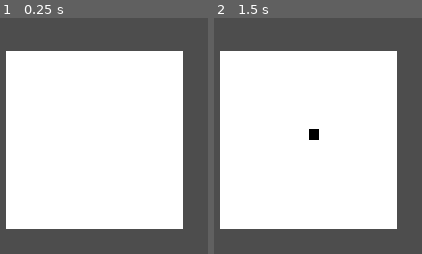
Above: before the commit, frames 1-2 (left to right).
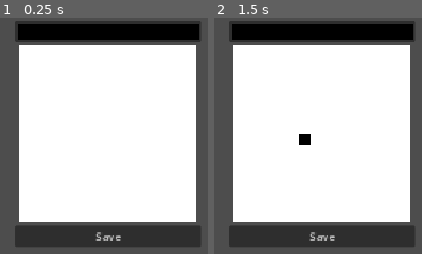
Above: after the commit, the same moments.

Repository: add-IV/SketchImpact
Game: Godot game, scene res://sketch_impact.tscn
The game is run twice, just before and just after one commit, with the same random seed, the same clock (stepped at 60 frames per second) and the same inputs. Before the commit the project starts from res://draw_window.tscn.
Inputs (mouse positions are in pixels of both pictures, inside the frame that each line leads up to):
- Up to frame 1 (0.25 s): no input
- Up to frame 2 (1.5 s): click (322, 237) at 0.5 s, where only the run after the commit has a clickable "Save"; move the mouse to (309, 140) at 1.27 s; click (309, 140) at 1.42 s

The runs differ from the first frame. In frame 1, 28% of the frame differs, in the area x 2-97%, y 1-98%; in frame 2, 29%.

Commit message:
add multiple images functionality

Diff:
--- a/draw_window.tscn
+++ b/draw_window.tscn
@@ -1,13 +1,116 @@
-[gd_scene format=3 uid="uid://q88c46r2qjer"]
+[gd_scene format=3 uid="uid://dqvfy18850e85"]
 
+[ext_resource type="Script" uid="uid://cjkpy0cbbforu" path="res://save_image.gd" id="1_66l80"]
 [ext_resource type="Script" uid="uid://7btrssxj5kpt" path="res://texture_rect.gd" id="1_gvoqh"]
 
-[node name="Node2D" type="Node2D" unique_id=927373228]
+[sub_resource type="StyleBoxFlat" id="StyleBoxFlat_gvoqh"]
+bg_color = Color(1, 1, 1, 1)
 
-[node name="TextureRect" type="TextureRect" parent="." unique_id=1329337259]
+[sub_resource type="Theme" id="Theme_gvoqh"]
+
+[node name="DrawWindow" type="Node2D" unique_id=1559079329]
+script = ExtResource("1_66l80")
+
+[node name="MarginContainer" type="MarginContainer" parent="." unique_id=66521918]
+offset_right = 40.0
+offset_bottom = 40.0
+theme_override_constants/margin_left = 4
+theme_override_constants/margin_top = 4
+theme_override_constants/margin_right = 4
+theme_override_constants/margin_bottom = 4
+
+[node name="VBoxContainer" type="VBoxContainer" parent="MarginContainer" unique_id=1225224756]
+layout_mode = 2
+
+[node name="ColorPickerButton" type="ColorPickerButton" parent="MarginContainer/VBoxContainer" unique_id=2058304580]
+layout_mode = 2
+text = "Pick Color"
+edit_alpha = false
+edit_intensity = false
+
+[node name="Control" type="Control" parent="MarginContainer/VBoxContainer" unique_id=2020196831]
+custom_minimum_size = Vector2(256, 256)
+layout_mode = 2
+offset_transform_enabled = true
+
+[node name="Panel" type="Panel" parent="MarginContainer/VBoxContainer/Control" unique_id=1428447858]
+layout_mode = 0
+offset_left = 5.0
+offset_right = 260.99994
+offset_bottom = 256.0
+theme_override_styles/panel = SubResource("StyleBoxFlat_gvoqh")
+
+[node name="TextureRect" type="TextureRect" parent="MarginContainer/VBoxContainer/Control" unique_id=239157774]
 texture_filter = 1
-offset_left = 841.0
-offset_top = 48.0
-offset_right = 1097.0
-offset_bottom = 304.0
+custom_minimum_size = Vector2(256, 256)
+layout_mode = 0
+offset_left = 5.0
+offset_right = 261.0
+offset_bottom = 256.0
 script = ExtResource("1_gvoqh")
+
+[node name="Button" type="Button" parent="MarginContainer/VBoxContainer" unique_id=1707114256]
+layout_mode = 2
+text = "Save"
+
+[node name="GridContainer" type="GridContainer" parent="MarginContainer/VBoxContainer" unique_id=1100579477]
+layout_mode = 2
+columns = 4
+
+[node name="TextureRect" type="TextureRect" parent="MarginContainer/VBoxContainer/GridContainer" unique_id=2049867793]
+texture_filter = 1
+custom_minimum_size = Vector2(64, 64)
+custom_maximum_size = Vector2(64, 64)
+layout_mode = 2
+theme = SubResource("Theme_gvoqh")
+
+[node name="TextureRect2" type="TextureRect" parent="MarginContainer/VBoxContainer/GridContainer" unique_id=1619756118]
+texture_filter = 1
+custom_minimum_size = Vector2(64, 64)
+custom_maximum_size = Vector2(64, 64)
+layout_mode = 2
+theme = SubResource("Theme_gvoqh")
+
+[node name="TextureRect3" type="TextureRect" parent="MarginContainer/VBoxContainer/GridContainer" unique_id=1376377961]
+texture_filter = 1
+custom_minimum_size = Vector2(64, 64)
+custom_maximum_size = Vector2(64, 64)
+layout_mode = 2
+theme = SubResource("Theme_gvoqh")
+
+[node name="TextureRect4" type="TextureRect" parent="MarginContainer/VBoxContainer/GridContainer" unique_id=1685114545]
+texture_filter = 1
+custom_minimum_size = Vector2(64, 64)
+custom_maximum_size = Vector2(64, 64)
+layout_mode = 2
+theme = SubResource("Theme_gvoqh")
+
+[node name="TextureRect5" type="TextureRect" parent="MarginContainer/VBoxContainer/GridContainer" unique_id=944138080]
+texture_filter = 1
+custom_minimum_size = Vector2(64, 64)
+custom_maximum_size = Vector2(64, 64)
+layout_mode = 2
+theme = SubResource("Theme_gvoqh")
+
+[node name="TextureRect6" type="TextureRect" parent="MarginContainer/VBoxContainer/GridContainer" unique_id=1465425312]
+texture_filter = 1
+custom_minimum_size = Vector2(64, 64)
+custom_maximum_size = Vector2(64, 64)
+layout_mode = 2
+theme = SubResource("Theme_gvoqh")
+
+[node name="TextureRect7" type="TextureRect" parent="MarginContainer/VBoxContainer/GridContainer" unique_id=1539839947]
+texture_filter = 1
+custom_minimum_size = Vector2(64, 64)
+custom_maximum_size = Vector2(64, 64)
+layout_mode = 2
+theme = SubResource("Theme_gvoqh")
+
+[node name="TextureRect8" type="TextureRect" parent="MarginContainer/VBoxContainer/GridContainer" unique_id=501980996]
+texture_filter = 1
+custom_minimum_size = Vector2(64, 64)
+custom_maximum_size = Vector2(64, 64)
+layout_mode = 2
+theme = SubResource("Theme_gvoqh")
+
+[connection signal="pressed" from="MarginContainer/VBoxContainer/Button" to="." method="_on_button_pressed"]
--- /dev/null
+++ b/save_image.gd
@@ -0,0 +1,28 @@
+extends Node2D
+
+@onready var drawWindow = $MarginContainer/VBoxContainer/Control/TextureRect
+@onready var grid = $MarginContainer/VBoxContainer/GridContainer
+
+var save_count := 0
+
+func _ready():
+	DirAccess.make_dir_recursive_absolute("user://sprites")
+
+func _on_button_pressed():
+	var image: Image = drawWindow.image.duplicate()
+
+	var children := grid.get_child_count()
+	for i in range(children - 1, 0, -1):
+		var slot: TextureRect = grid.get_child(i)
+		slot.texture = (grid.get_child(i - 1) as TextureRect).texture
+
+	var first: TextureRect = grid.get_child(0)
+	first.texture = ImageTexture.create_from_image(image)
+	first.expand_mode = TextureRect.EXPAND_IGNORE_SIZE
+	first.stretch_mode = TextureRect.STRETCH_KEEP_ASPECT_CENTERED
+
+	var path := "user://sprites/sprite_%04d.png" % save_count
+	image.save_png(path)
+
+	save_count += 1
+	drawWindow.clear_image()
--- /dev/null
+++ b/sketch_impact.tscn
@@ -0,0 +1,8 @@
+[gd_scene format=3 uid="uid://q88c46r2qjer"]
+
+[ext_resource type="PackedScene" uid="uid://dqvfy18850e85" path="res://draw_window.tscn" id="1_8ihcw"]
+
+[node name="Node2D" type="Node2D" unique_id=927373228]
+
+[node name="DrawWindow" parent="." unique_id=1559079329 instance=ExtResource("1_8ihcw")]
+position = Vector2(850, 0)
--- a/texture_rect.gd
+++ b/texture_rect.gd
@@ -11,7 +11,7 @@
 
 func clear_image():
 	image = Image.create(image_size.x, image_size.y, false, Image.FORMAT_RGBA8)
-	image.fill(Color.WHITE)
+	image.fill(Color.TRANSPARENT)
 
 	texture_buffer = ImageTexture.create_from_image(image)
 	self.texture = texture_buffer
@@ -29,5 +29,5 @@
 	var scale_factor = Vector2(image_size) / size
 	var pixel_pos = Vector2i(mouse_pos * scale_factor)
 
-	image.set_pixel(pixel_pos.x, pixel_pos.y, brush_color)
+	image.set_pixel(pixel_pos.x, pixel_pos.y, $"../../ColorPickerButton".color)
 	texture_buffer.update(image)
Not shown, added: save_image.gd.uid
Not shown, added: CLAUDE.md
